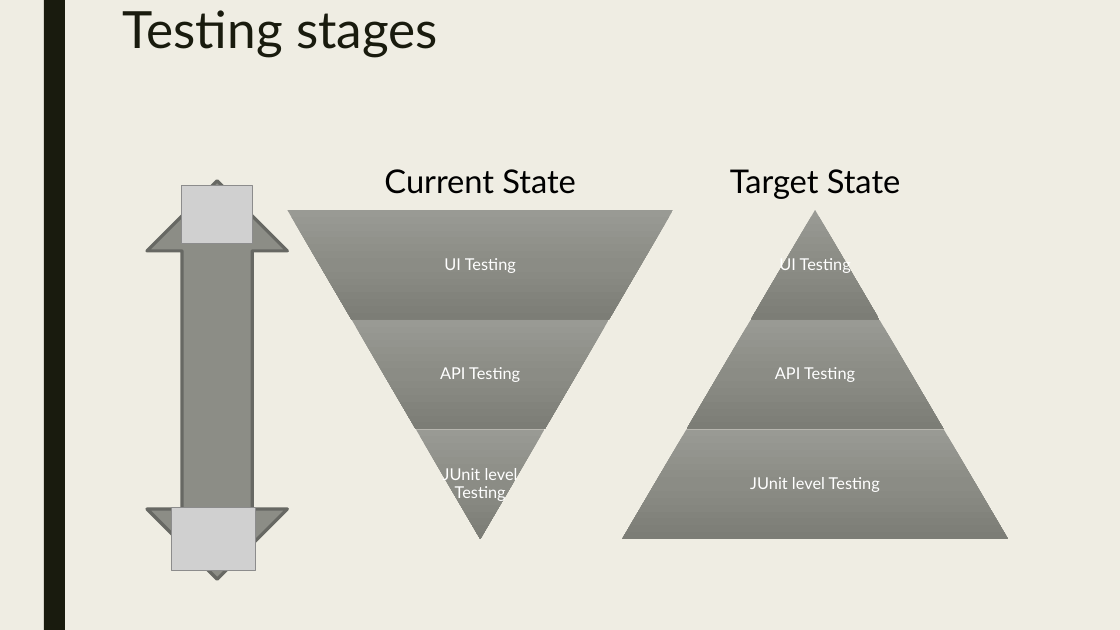
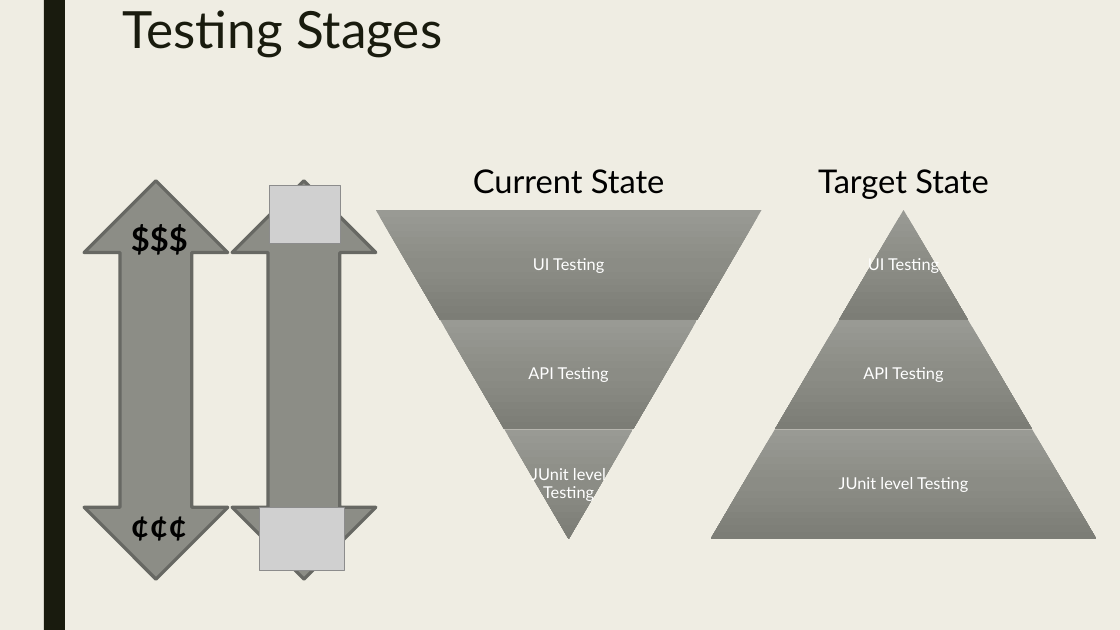
Before and after one commit to ravikalla/bdd-springboot-virtualization, a slide deck: slide 2 of doc/DevQA-Framework.pptx. Drawn at 1120x630 pixels with LibreOffice and Linux fonts; fonts in the diff are those of the drawing; grey boxes stand for pictures. Boxes give left, top, right and bottom in pixels: in the first picture for what was removed or moved away, otherwise in the second. Text is boxed around its words. In the diff, an @@ line names an element or a change of style, - is before the commit and + after.

```diff
--- a/doc/DevQA-Framework.pptx
+++ b/doc/DevQA-Framework.pptx
@@ title at [123,10,442,57]: text changed @@
-Testing stages
+Testing Stages
@@ up down arrow added at [84,181,228,579], fill #8C8D86, outline #686863 2.75 pt @@
@@ up down arrow: place and size @@
-up down arrow at [147,181,287,579]
+up down arrow at [232,181,376,579]
@@ text added at [123,214,204,262], 28 pt, text #000000, bold @@
+$$$
@@ 8 texts, 6 trapezoids, 2 pictures: place and size @@
-8 texts, 6 trapezoids, 2 pictures at [171,169,1008,571]
+8 texts, 6 trapezoids, 2 pictures at [260,169,1096,571]
@@ text added at [123,501,204,549], 28 pt, text #000000, bold @@
+¢¢¢
```
Also in this commit, not shown: 1 other slide changed.
